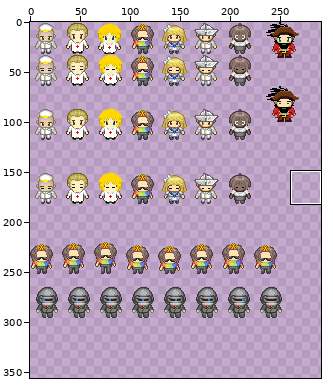
File history of a sprite sheet, tilesets/character.png. The picture above shows the old version from afar; the outline marks the close-up.
Close-up. As it was:
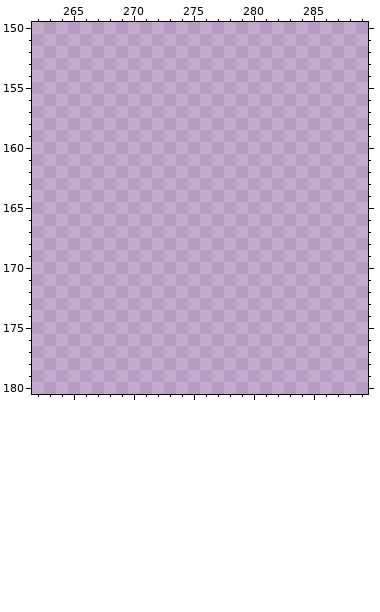
The file is 300x320 pixels. Pixels under 10% opacity are left out. Colours within 5 levels of each other are drawn and written as one. Shown: x 262..289, y 150..180. The old version is drawn lined up with the new one, on the new canvas. The wide view leaves out empty margins. The commit also changed other parts of the picture, which this record leaves out.
And afterwards:
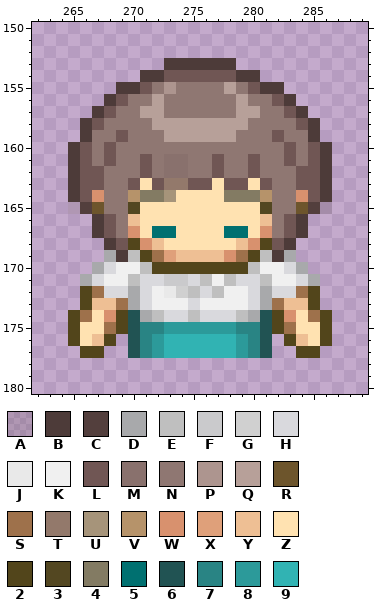
Palette (. is transparent): A #4d3b392b  B #4d3b39  C #533f3d  D #a8a9ab  E #bfbfbf  F #cacacc  G #d0d0d0  H #d9d9dd  J #e9e9e9  K #f0f0f0  L #705654  M #89716d  N #8f7772  P #ad958f  Q #b7a099  R #6d552c  S #9e714b  T #93796b  U #a6947a  V #b6936a  W #d8916e  X #dfa07a  Y #eebf94  Z #ffe2b1  2 #52451b  3 #534721  4 #837b63  5 #007070  6 #215353  7 #298484  8 #2c9a9a  9 #31b3b3
From old to new:
{"change": "canvas 300x320 -> 300x576"}
{"y":153,"x":273,"old":"......","new":"BBBBBB"}
{"y":154,"x":271,"old":"..........","new":"BBLLLLLLBB"}
{"y":155,"x":269,"old":"..............","new":"BBLNPNNNNQNLBB"}
{"y":156,"x":268,"old":"................","new":"BLNNQNNNNNNQNNLB"}
{"y":157,"x":267,"old":"..................","new":"BLNNQQNNNNNNQQNNLB"}
{"y":158,"x":266,"old":"....................","new":"BLNNNNQQQQQQQQNNNNLB"}
{"y":159,"x":266,"old":"....................","new":"BNNLNNNQQQQQQNNNLNNB"}
{"y":160,"x":265,"old":"......................","new":"BLNLNNNNNNNNNNNNNNLNLB"}
{"y":161,"x":265,"old":"......................","new":"BLNLNNLNMMNNLNNLNNLNLB"}
{"y":162,"x":265,"old":"......................","new":"BLLNNNLNMMNNLNNLNNNLLB"}
{"y":163,"x":265,"old":"......................","new":"BLLNNLZLTTLLZLLZLNNLLB"}
{"y":164,"x":265,"old":"......................","new":"BLWNNV44UZZZZ444VNNWLB"}
{"y":165,"x":265,"old":"......................","new":"ACRNN3ZZZZZZZZZZ3NNRCA"}
{"y":166,"x":267,"old":"..................","new":"BLNYZZZZZZZZZZYNLB"}
{"y":167,"x":267,"old":"..................","new":"BLNWZ55ZZZZ55ZWNLB"}
{"y":168,"x":268,"old":"................","new":"BL2WYZZZZZZYW2LB"}
{"y":169,"x":268,"old":"................","new":"DBE2SXYYYYWS2EBD"}
{"y":170,"x":267,"old":"..................","new":"DHKKE22222222EKKHD"}
{"y":171,"x":266,"old":"....................","new":"DHKKEHHFFHEKEHHEKKHD"}
{"y":172,"x":266,"old":"....................","new":"2SHHDHKJGEHEKKHDHHS2"}
{"y":173,"x":266,"old":"....................","new":"2YYSDHKKKHKKKKHDSYY2"}
{"y":174,"x":265,"old":"......................","new":"2SZW26DEHHEHHHED62WZS2"}
{"y":175,"x":265,"old":"......................","new":"2ZZS26778888887762SZZ2"}
{"y":176,"x":265,"old":"....","new":"2ZY2"}
{"y":176,"x":270,"old":"............","new":"678999999876"}
{"y":176,"x":283,"old":"....","new":"2YZ2"}
{"y":177,"x":266,"old":"..","new":"22"}
{"y":177,"x":270,"old":"............","new":"678999999876"}
{"y":177,"x":284,"old":"..","new":"22"}
